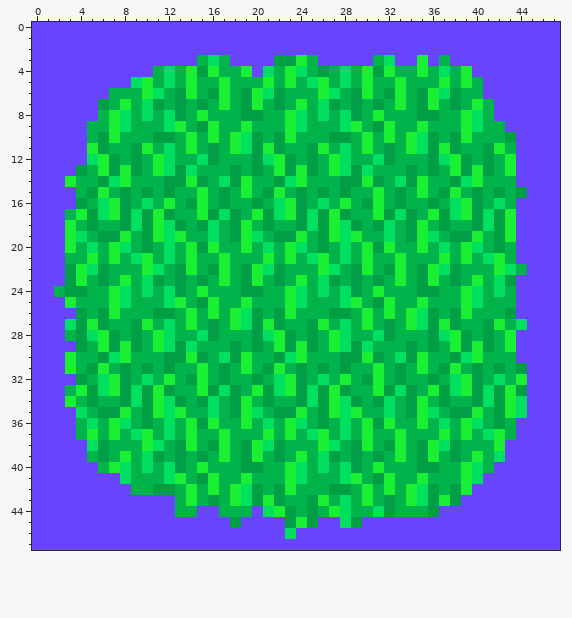
A pixel-art sprite gets an edit: Assets/_Project/Graphics/Sprites/Tilesets/forest_japanese/sprite_tileset_grass_japanese.png. The first picture shows the starting point.
The file is 48x48 pixels. Colours within 5 levels of each other are drawn and written as one.
The result:
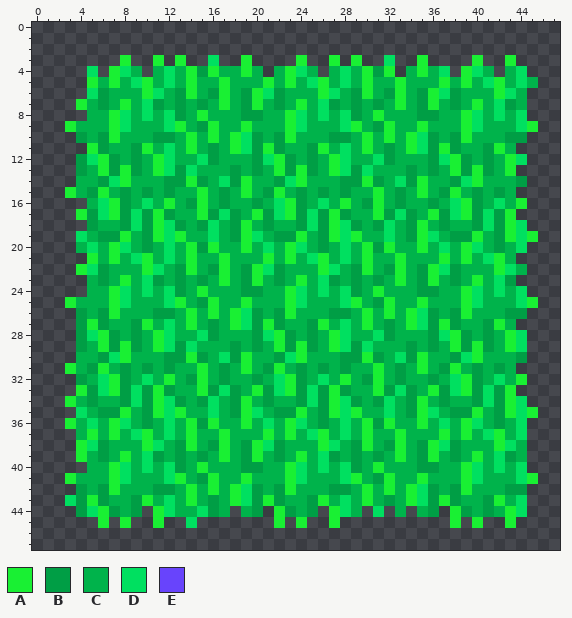
Palette (. is transparent): A #19f033  B #009e45  C #00b34b  D #00e060  E #6844fc
The exact change:
@@ x 0..47 @@
- 0 EEEEEEEEEEEEEEEEEEEEEEEEEEEEEEEEEEEEEEEEEEEEEEEE
- 1 EEEEEEEEEEEEEEEEEEEEEEEEEEEEEEEEEEEEEEEEEEEEEEEE
- 2 EEEEEEEEEEEEEEEEEEEEEEEEEEEEEEEEEEEEEEEEEEEEEEEE
- 3 EEEEEEEEEEEEEEECDCEEEEBBACEEEEECDEEAECEEEEEEEEEE
- 4 EEEEEEEEEEECDCABACCAEDCADCBCDCABACCACDCAEEEEEEEE
- 5 EEEEEEEEEDACDCACCACCCACACDACDCACCACCCACACEEEEEEE
- 6 EEEEEEECCCADCBACBACBADBCCCADCBACBACBADBCCEEEEEEE
- 7 EEEEEEBCACDBCBCBCACBACBCACDBCBCBCACBACBCACEEEEEE
- 8 EEEEEECADCDCDBCACCCBBCCADCDCDBCACCCBBCCADCEEEEEE
- 9 EEEEECCADCCCDACBACCACCCADCCCDACBACCACCCADCCEEEEE
-10 EEEEECBACCCBBCACACADBCBACCCBBCACACADBCBACCCBEEEE
-11 EEEEEABCCBACDCACBCADBABCCBACDCACBCADBABCCBACEEEE
-12 EEEEEDABCBCADCCDBCCCBDABCBCADCCDBCCCBDABCBCAEEEE
-13 EEEEBCABABCADBDCCCBCBCABABCADBDCCCBCBCABABCAEEEE
-14 EEEACCBDACCCBBABCDBACCBDACCCBBABCDBACCBDACCCEEEE
-15 EEEECBACBCBCBCCACBCACBACBCBCBCCACBCACBACBCBCBEEE
-16 EEEEBCDABCDCACBACBCCBCDABCDCACBACBCCBCDABCDCEEEE
-17 EEECABDABDBABCCABDBCABDABDBABCCABDBCABDABDBAEEEE
-18 EEEACBCCBDBADBCBDCBACBCCBDBADBCBDCBACBCCBDBAEEEE
-19 EEEADCBBACBADACCDCBADCBBACBADACCDCBADCBBACBAEEEE
-20 EEEACDCADCBCDCABACCACDCADCBCDCABACCACDCADCBCEEEE
-21 EEECCACACDACDCACCACCCACACDACDCACCACCCACACDACEEEE
-22 EEEBADBCCCADCBACBACBADBCCCADCBACBACBADBCCCADCEEE
-23 EEEBACBCACDBCBCBCACBACBCACDBCBCBCACBACBCACDBEEEE
-24 EECBBCCADCDCDBCACCCBBCCADCDCDBCACCCBBCCADCDCEEEE
-25 EEEACCCADCCCDACBACCACCCADCCCDACBACCACCCADCCCEEEE
-26 EEEEBCBACCCBBCACACADBCBACCCBBCACACADBCBACCCBEEEE
-27 EEEDBABCCBACDCACBCADBABCCBACDCACBCADBABCCBACDEEE
-28 EEECBDABCBCADCCDBCCCBDABCBCADCCDBCCCBDABCBCAEEEE
-29 EEEEBCABABCADBDCCCBCBCABABCADBDCCCBCBCABABCAEEEE
-30 EEEACCBDACCCBBABCDBACCBDACCCBBABCDBACCBDACCCEEEE
-31 EEEACBACBCBCBCCACBCACBACBCBCBCCACBCACBACBCBCBEEE
-32 EEEEBCDABCDCACBACBCCBCDABCDCACBACBCCBCDABCDCAEEE
-33 EEECABDABDBABCCABDBCABDABDBABCCABDBCABDABDBABEEE
-34 EEEACBCCBDBADBCBDCBACBCCBDBADBCBDCBACBCCBDBADEEE
-35 EEEEDCBBACBADACCDCBADCBBACBADACCDCBADCBBACBADEEE
-36 EEEECDCADCBCDCABACCACDCADCBCDCABACCACDCADCBCEEEE
-37 EEEECACACDACDCACCACCCACACDACDCACCACCCACACDACEEEE
-38 EEEEEDBCCCADCBACBACBADBCCCADCBACBACBADBCCCAEEEEE
-39 EEEEECBCACDBCBCBCACBACBCACDBCBCBCACBACBCACDEEEEE
-40 EEEEEECADCDCDBCACCCBBCCADCDCDBCACCCBBCCADCEEEEEE
-41 EEEEEEEEDCCCDACBACCACCCADCCCDACBACCACCCADEEEEEEE
-42 EEEEEEEEECCBBCACACADBCBACCCBBCACACADBCBAEEEEEEEE
-43 EEEEEEEEEEEEECACBCADBABCCBACDCACBCADBABEEEEEEEEE
-44 EEEEEEEEEEEEECCEECCCEDABCBCADCCDBCCCBEEEEEEEEEEE
-45 EEEEEEEEEEEEEEEEEEBEEEEBABEEDBEEEEEEEEEEEEEEEEEE
-46 EEEEEEEEEEEEEEEEEEEEEEEDEEEEEEEEEEEEEEEEEEEEEEEE
-47 EEEEEEEEEEEEEEEEEEEEEEEEEEEEEEEEEEEEEEEEEEEEEEEE
+ 0 ................................................
+ 1 ................................................
+ 2 ................................................
+ 3 ........A..A.A..D..A....A..A.A..D..A....A..A....
+ 4 .....D.ADC.CDCABACCAC.CADC.CDCABA.CACD.ADC.CD...
+ 5 .....ACACDACDCACCACCCACACDACDCACCACCCACACDACDC..
+ 6 .....DBCCCADCBACBACBADBCCCADCBACBACBADBCCCADC...
+ 7 ....ACBCACDBCBCBCACBACBCACDBCBCBCACBACBCACDBC...
+ 8 .....CCADCDCDBCACCCBBCCADCDCDBCACCCBBCCADCDCD...
+ 9 ...ACCCADCCCDACBACCACCCADCCCDACBACCACCCADCCCDA..
+10 ....BCBACCCBBCACACADBCBACCCBBCACACADBCBACCCBB...
+11 .....ABCCBACDCACBCADBABCCBACDCACBCADBABCCBAC....
+12 ....BDABCBCADCCDBCCCBDABCBCADCCDBCCCBDABCBCAD...
+13 ....BCABABCADBDCCCBCBCABABCADBDCCCBCBCABABCA....
+14 ....CCBDACCCBBABCDBACCBDACCCBBABCDBACCBDACCCB...
+15 ...ACBACBCBCBCCACBCACBACBCBCBCCACBCACBACBCBC....
+16 .....CDABCDCACBACBCCBCDABCDCACBACBCCBCDABCDCA...
+17 ....ABDABDBABCCABDBCABDABDBABCCABDBCABDABDBA....
+18 .....BCCBDBADBCBDCBACBCCBDBADBCBDCBACBCCBDBAD...
+19 ....DCBBACBADACCDCBADCBBACBADACCDCBADCBBACBADA..
+20 ....CDCADCBCDCABACCACDCADCBCDCABACCACDCADCBCD...
+21 .....ACACDACDCACCACCCACACDACDCACCACCCACACDAC....
+22 ....ADBCCCADCBACBACBADBCCCADCBACBACBADBCCCADC...
+23 .....CBCACDBCBCBCACBACBCACDBCBCBCACBACBCACDB....
+24 .....CCADCDCDBCACCCBBCCADCDCDBCACCCBBCCADCDCD...
+25 ...ACCCADCCCDACBACCACCCADCCCDACBACCACCCADCCCDA..
+26 ....BCBACCCBBCACACADBCBACCCBBCACACADBCBACCCBB...
+27 ....BABCCBACDCACBCADBABCCBACDCACBCADBABCCBAC....
+28 ....BDABCBCADCCDBCCCBDABCBCADCCDBCCCBDABCBCAD...
+29 ....BCABABCADBDCCCBCBCABABCADBDCCCBCBCABABCAD...
+30 ....CCBDACCCBBABCDBACCBDACCCBBABCDBACCBDACCCB...
+31 ...ACBACBCBCBCCACBCACBACBCBCBCCACBCACBACBCBC....
+32 ....BCDABCDCACBACBCCBCDABCDCACBACBCCBCDABCDCA...
+33 ....ABDABDBABCCABDBCABDABDBABCCABDBCABDABDBA....
+34 ...ACBCCBDBADBCBDCBACBCCBDBADBCBDCBACBCCBDBAD...
+35 ....DCBBACBADACCDCBADCBBACBADACCDCBADCBBACBADA..
+36 ...ACDCADCBCDCABACCACDCADCBCDCABACCACDCADCBCD...
+37 ....CACACDACDCACCACCCACACDACDCACCACCCACACDACD...
+38 ....ADBCCCADCBACBACBADBCCCADCBACBACBADBCCCADC...
+39 ....ACBCACDBCBCBCACBACBCACDBCBCBCACBACBCACDBC...
+40 .....CCADCDCDBCACCCBBCCADCDCDBCACCCBBCCADCDCD...
+41 ...ACCCADCCCDACBACCACCCADCCCDACBACCACCCADCCCDA..
+42 ....BCBACCCBBCACACADBCBACCCBBCACACADBCBACCCBB...
+43 ...DBABCCBACDCACBCADBABCCBACDCACBCADBABCCBACD...
+44 ....BDABCB.ADCCDBC.CB.ABCB.ADC.D.C.CB.ABCBCAD...
+45 ......A.A..A..D.......A.A..A..........A.A..A....
+46 ................................................
+47 ................................................
Boxes around the changes in both pictures, in picture pixels (x1, y1, x2, y2):
changed: (32, 22, 560, 550)
